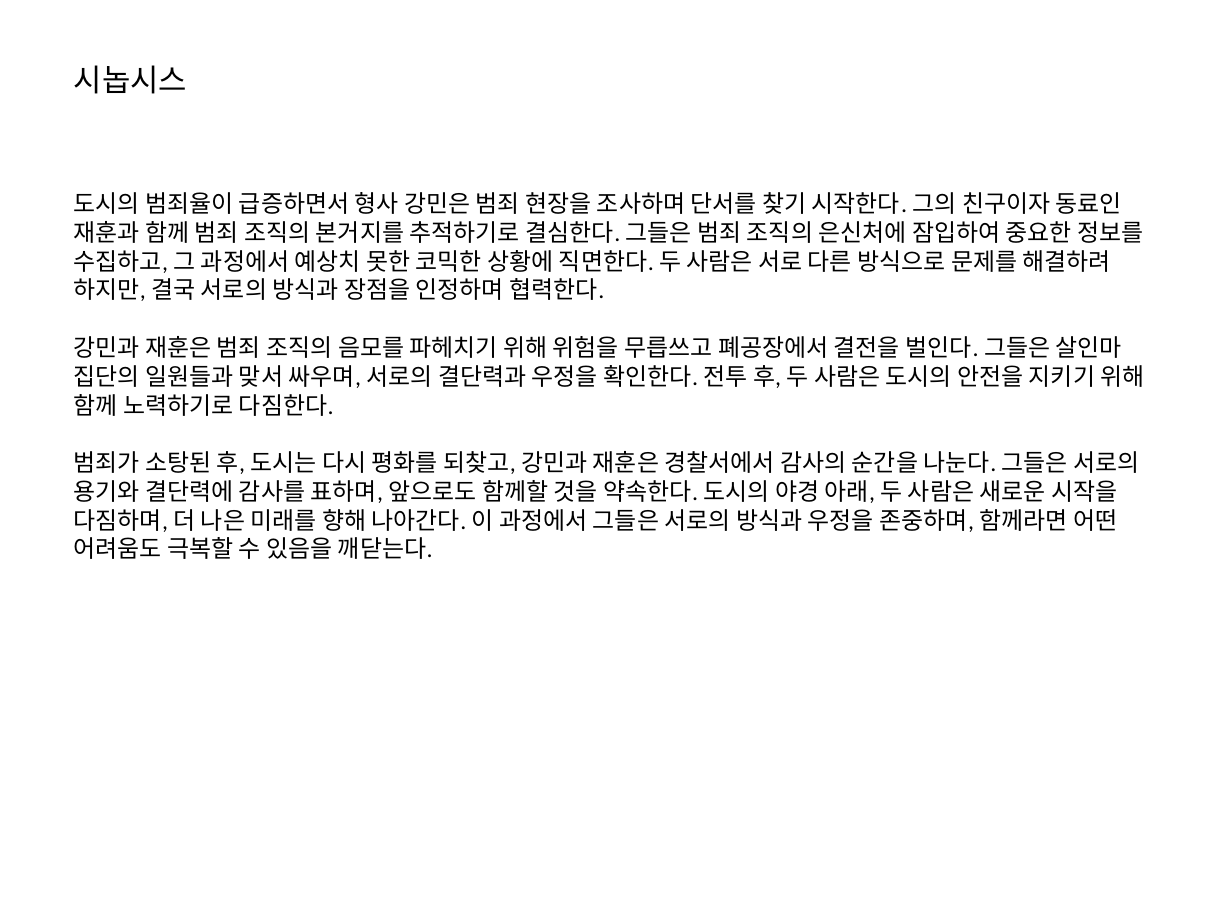
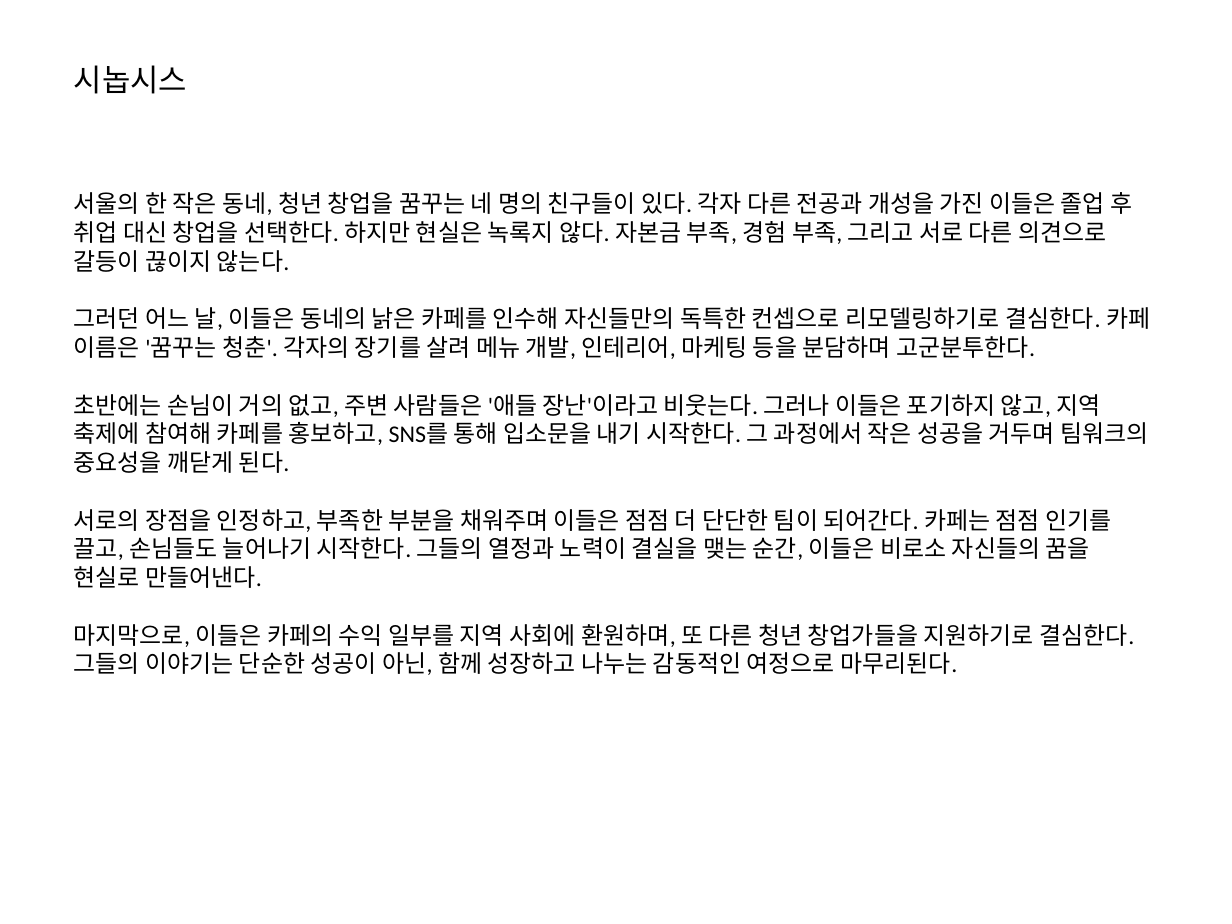
Before and after one commit to onetera/plotis, a slide deck: slide 3 of tmp/proposal.pptx. Drawn at 1232x924 pixels with LibreOffice and Linux fonts; fonts in the diff are those of the drawing. Boxes give left, top, right and bottom in pixels: in the first picture for what was removed or moved away, otherwise in the second. Text is boxed around its words. In the diff, an @@ line names an element or a change of style, - is before the commit and + after.

```diff
--- a/tmp/proposal.pptx
+++ b/tmp/proposal.pptx
@@ text at [74,192,1150,647]: text changed @@
-도시의 범죄율이 급증하면서 형사 강민은 범죄 현장을 조사하며 단서를 찾기 시작한다. 그의 친구이자 동료인 재훈과 함께 범죄 조직의 본거지를 추적하기로 결심한다. 그들은 범죄 조직의 은신처에 잠입하여 중요한 정보를 수집하고, 그 과정에서 예상치 못한 코믹한 상황에 직면한다. 두 사람은 서로 다른 방식으로 문제를 해결하려 하지만, 결국 서로의 방식과 장점을 인정하며 협력한다.
-강민과 재훈은 범죄 조직의 음모를 파헤치기 위해 위험을 무릅쓰고 폐공장에서 결전을 벌인다. 그들은 살인마 집단의 일원들과 맞서 싸우며, 서로의 결단력과 우정을 확인한다. 전투 후, 두 사람은 도시의 안전을 지키기 위해 함께 노력하기로 다짐한다.
-범죄가 소탕된 후, 도시는 다시 평화를 되찾고, 강민과 재훈은 경찰서에서 감사의 순간을 나눈다. 그들은 서로의 용기와 결단력에 감사를 표하며, 앞으로도 함께할 것을 약속한다. 도시의 야경 아래, 두 사람은 새로운 시작을 다짐하며, 더 나은 미래를 향해 나아간다. 이 과정에서 그들은 서로의 방식과 우정을 존중하며, 함께라면 어떤 어려움도 극복할 수 있음을 깨닫는다.
+서울의 한 작은 동네, 청년 창업을 꿈꾸는 네 명의 친구들이 있다. 각자 다른 전공과 개성을 가진 이들은 졸업 후 취업 대신 창업을 선택한다. 하지만 현실은 녹록지 않다. 자본금 부족, 경험 부족, 그리고 서로 다른 의견으로 갈등이 끊이지 않는다.
+그러던 어느 날, 이들은 동네의 낡은 카페를 인수해 자신들만의 독특한 컨셉으로 리모델링하기로 결심한다. 카페 이름은 '꿈꾸는 청춘'. 각자의 장기를 살려 메뉴 개발, 인테리어, 마케팅 등을 분담하며 고군분투한다.
+초반에는 손님이 거의 없고, 주변 사람들은 '애들 장난'이라고 비웃는다. 그러나 이들은 포기하지 않고, 지역 축제에 참여해 카페를 홍보하고, SNS를 통해 입소문을 내기 시작한다. 그 과정에서 작은 성공을 거두며 팀워크의 중요성을 깨닫게 된다.
+서로의 장점을 인정하고, 부족한 부분을 채워주며 이들은 점점 더 단단한 팀이 되어간다. 카페는 점점 인기를 끌고, 손님들도 늘어나기 시작한다. 그들의 열정과 노력이 결실을 맺는 순간, 이들은 비로소 자신들의 꿈을 현실로 만들어낸다.
+마지막으로, 이들은 카페의 수익 일부를 지역 사회에 환원하며, 또 다른 청년 창업가들을 지원하기로 결심한다. 그들의 이야기는 단순한 성공이 아닌, 함께 성장하고 나누는 감동적인 여정으로 마무리된다.
```
Also in this commit, not shown: 4 other slides changed, 4 other files.
